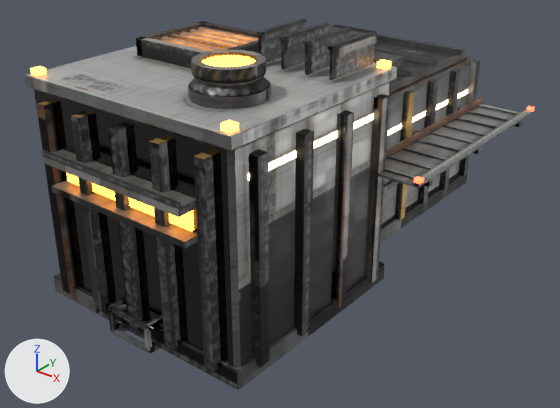
Before and after pictures for a commit that changed the Blender file blender/addon_factory.blend.
Camera for both pictures: a 50 mm lens placed at (39.5, -75.1, 26.2), pointed at (0.1, -25.9, -4.3). The axes (+X, +Y, +Z) are drawn at lower left. The lights are the same throughout. The first picture is the older version.

The first picture shows 'addon_factory_hull', 'addon_factory_lights', 'factory_furnace_glow'.
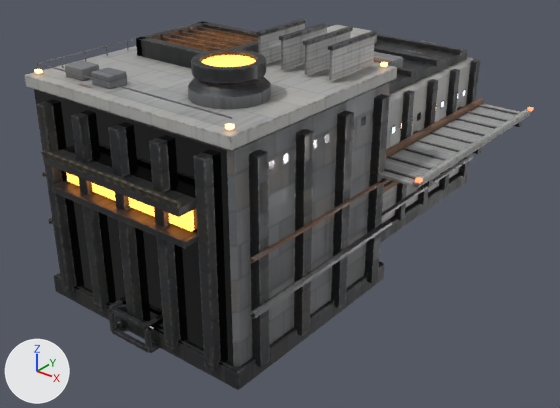
The change, as a diff of the scene's bpy script:
```diff
--- a/blender/addon_factory.blend.py
+++ b/blender/addon_factory.blend.py
@@ mat_addon_factory_hull @@
 n4 = _N.new('ShaderNodeTexImage'); n4.name = 'Image Texture.001'
-n4.image = img_addon_factory_mr_png
+n4.image = img_addon_factory_mr_jpg
 n5 = _N.new('ShaderNodeSeparateColor'); n5.name = 'Separate Color'
 n6 = _N.new('ShaderNodeTexImage'); n6.name = 'Image Texture.002'
-n6.image = img_addon_factory_normal_png
+n6.image = img_addon_factory_normal_jpg
 n7 = _N.new('ShaderNodeNormalMap'); n7.name = 'Normal Map'
@@ me_addon_factory_hull @@
 # used by ob_addon_factory_hull; parent = ob_addon_factory; location = (0.0, 0.0, 0.0)
-me_addon_factory_hull.from_pydata(...)  # 2350 vertices, 2144 faces; spans x -14.8..14.4, y -44.9..0.0, z -9.2..12.4
+me_addon_factory_hull.from_pydata(...)  # 2558 vertices, 2276 faces; spans x -14.8..14.4, y -44.9..0.0, z -9.2..12.4
+# me_addon_factory_hull part 1: the loose piece of 24 vertices spanning x -7.8..-7.2, y -34.3..-26.6, z 9.8..11.1 is copied, and the copy is scaled about its middle by (2.95, 0.2, 0.612), then moved by (1.0, -10.3, -0.2); it spans x -7.5..-5.5, y -41.6..-40.0, z 9.8..10.6
+# me_addon_factory_hull part 2: the loose piece of 24 vertices spanning x -7.8..0.8, y -34.3..-33.7, z 9.8..11.1 is copied, and the copy is scaled about its middle by (0.223, 2.34, 0.612), then moved by (0.0, -6.8, -0.2); it spans x -4.5..-2.5, y -41.6..-40.0, z 9.8..10.6
+# me_addon_factory_hull part 3: 160 vertices added at x -11.2..11.2, y -42.4..-5.5, z -4.2..10.6
+# me_addon_factory_hull part 4: 2048 kept faces spanning x -14.8..14.4, y -44.9..0.0, z -9.2..12.4 get new texture (UV) coordinates
 me_addon_factory_hull.materials.append(mat_addon_factory_hull)
@@ me_addon_factory_lights @@
 # used by ob_addon_factory_lights; parent = ob_addon_factory; location = (0.0, 0.0, 0.0)
-me_addon_factory_lights.from_pydata(...)  # 128 vertices, 92 faces; spans x -14.3..14.6, y -42.9..-5.7, z 2.2..10.2
+me_addon_factory_lights.from_pydata(...)  # 324 vertices, 125 faces; spans x -14.3..14.5, y -42.7..-5.8, z 2.3..10.1
+# me_addon_factory_lights part 5: the loose piece of 8 vertices spanning x 14.0..14.6, y -27.3..-26.7, z 2.2..2.6 is moved by (0.0, 21.0, 0.0)
+# me_addon_factory_lights part 6: the loose piece of 8 vertices spanning x 14.0..14.6, y -6.3..-5.7, z 2.2..2.6 is moved by (0.0, -21.0, 0.0)
+# me_addon_factory_lights part 7: 40 vertices removed from x 7.2..10.1, y -42.9..-6.5, z 2.8..10.2; 140 vertices added at x 7.3..10.0, y -42.7..-6.9, z 2.7..10.1
+# me_addon_factory_lights part 8: 32 vertices removed from x -10.1..-7.2, y -42.9..-6.5, z 2.8..10.2; 128 vertices added at x -10.0..-7.3, y -42.7..-6.9, z 2.7..10.1
+# other edits to the shape of me_addon_factory_lights do not show in these pictures
 me_addon_factory_lights.materials.append(mat_addon_factory_window_warm)
-me_addon_factory_lights.materials.append(mat_addon_factory_light_orange)  # orange #ffb359, glowing orange #ffad50
 me_addon_factory_lights.materials.append(mat_addon_factory_light_red)
+me_addon_factory_lights.materials.append(mat_addon_factory_glass_dark)  # black #1d2227
+me_addon_factory_lights.materials.append(mat_addon_factory_window_cool)  # dark grey #302f2c, glowing pale blue #daeaff
+me_addon_factory_lights.materials.append(mat_addon_factory_light_amber)  # dark grey #302f2c, glowing orange #ffc47c
+me_addon_factory_lights.materials.append(mat_addon_factory_window_amber)  # dark grey #302f2c, glowing orange #ffbc76
```

Location of each change, [x1, y1, x2, y2] in pixels of the pictures (560 x 408 px; the box of a moved part takes in the faces that stretch with it):
'addon_factory_hull', surface changed, reshaped: [25, 19, 531, 390] in both
'addon_factory_lights', reshaped: before [30, 59, 535, 184]; after [34, 62, 533, 183]
part 1 of me_addon_factory_hull, added: after [65, 60, 99, 81]
part 2 of me_addon_factory_hull, added: after [91, 67, 127, 89]
part 3 of me_addon_factory_hull, added: after [37, 22, 473, 319]
part 4 of me_addon_factory_hull, surface changed: [25, 19, 530, 390] in both
part 5 of me_addon_factory_lights, moved or reshaped: before [414, 176, 424, 184]; after [528, 107, 533, 111]
part 6 of me_addon_factory_lights, moved or reshaped: before [526, 106, 535, 112]; after [415, 177, 422, 183]
part 7 of me_addon_factory_lights, cut back: before [220, 59, 468, 181]; after [225, 62, 466, 171]
part 8 of me_addon_factory_lights, cut back (mostly hidden): before [30, 66, 47, 76]; after [34, 69, 43, 74]
